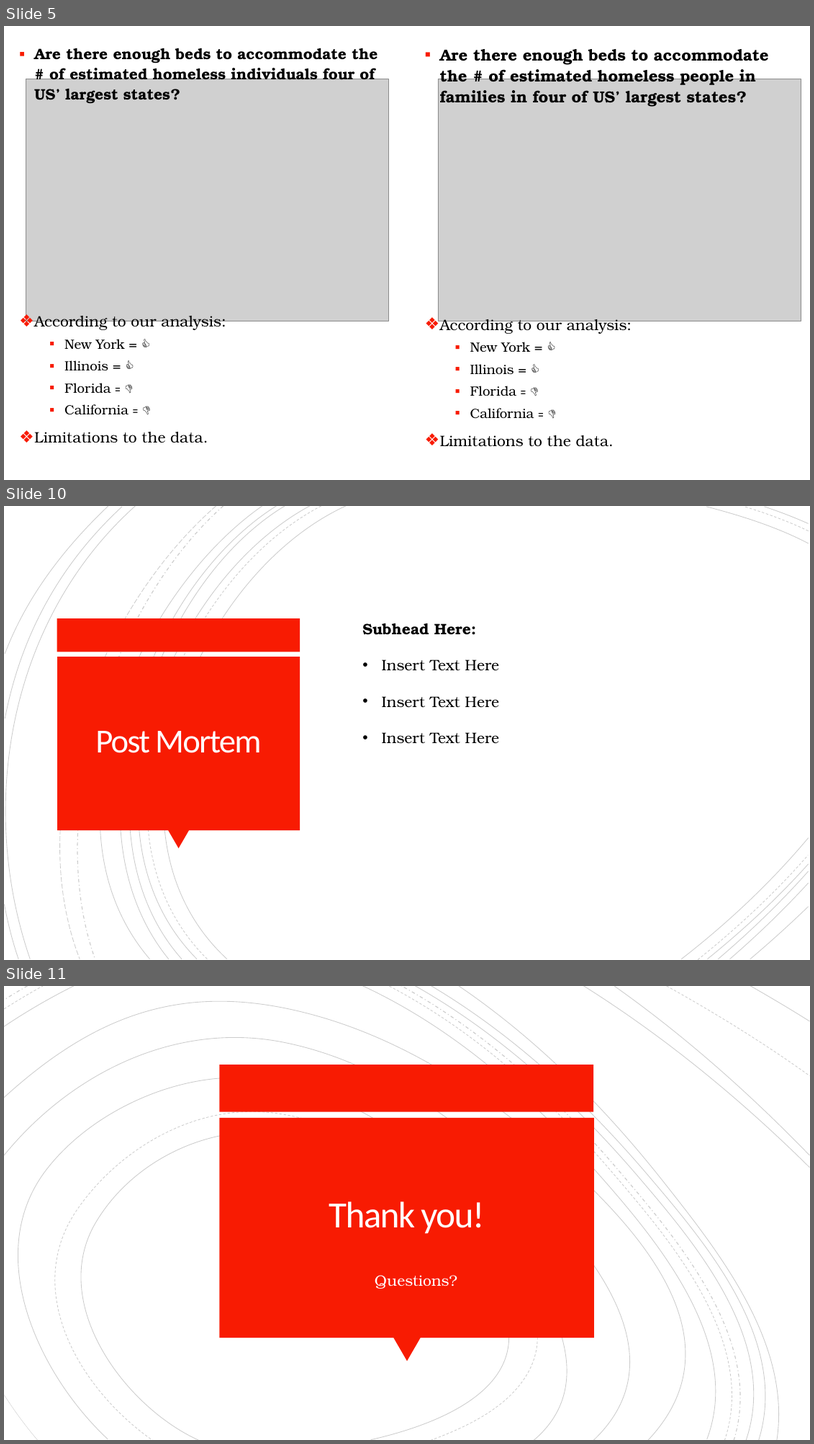
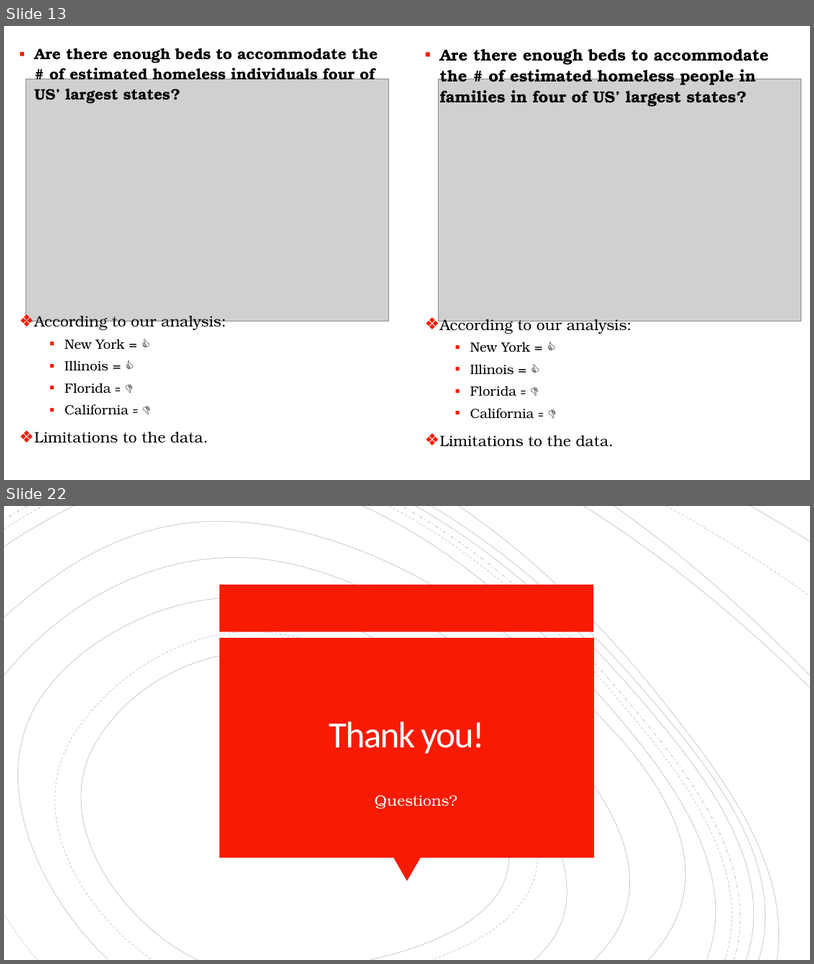
Before and after one commit to cic2003/Group3Project1, a slide deck: Homelessness Presentation_Project 1_ChidimaEdits.pptx. Shown one above the other, each under a label of ours: slides 5, 10 and 11 before the commit, slides 13 and 22 after it; the slides between them are not shown. The pictures are 814x1444 and 814x964 pixels, drawn with LibreOffice and Linux fonts; fonts in the diff are those of the drawing; grey boxes stand for pictures. Boxes give left, top, right and bottom in pixels: in the first picture for what was removed or moved away, otherwise in the second. Text is boxed around its words. In the diff, an @@ line names an element or a change of style, - is before the commit and + after.

```diff
--- a/Homelessness Presentation_Project 1_ChidimaEdits.pptx
+++ b/Homelessness Presentation_Project 1_ChidimaEdits.pptx
@@ slide 10 removed at [4,506,810,960], background #FFFFFF @@
@@ group removed at [4,506,809,960]: 21 freeform shapes @@
@@ rectangle removed at [57,618,301,651] @@
@@ text removed at [363,623,499,743] @@
-Subhead Here:
-• Insert Text Here
-• Insert Text Here
-• Insert Text Here
@@ rectangle removed at [57,656,300,830] @@
@@ title removed at [95,731,261,753] @@
-Post Mortem
@@ triangle removed at [168,830,189,849] @@
@@ what was slide 5 is now slide 13 @@
@@ what was slide 11 is now slide 22 @@
```
Also in this commit, not shown: 3 slides changed, 17 slides added, 5 other slides removed.
